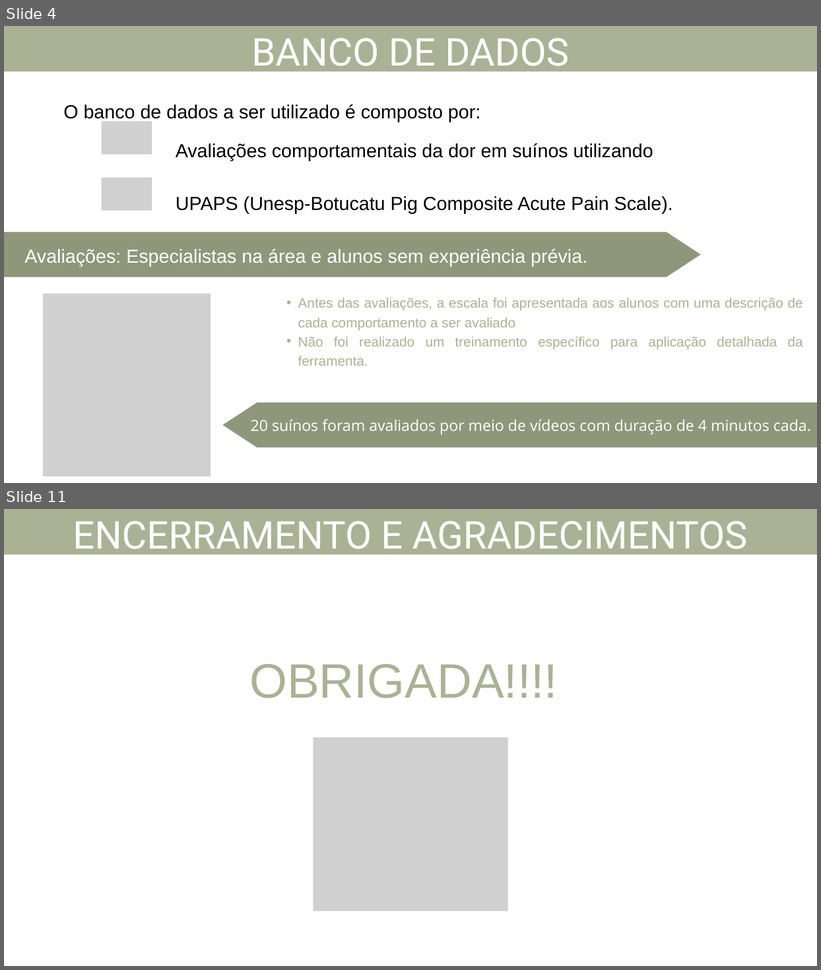
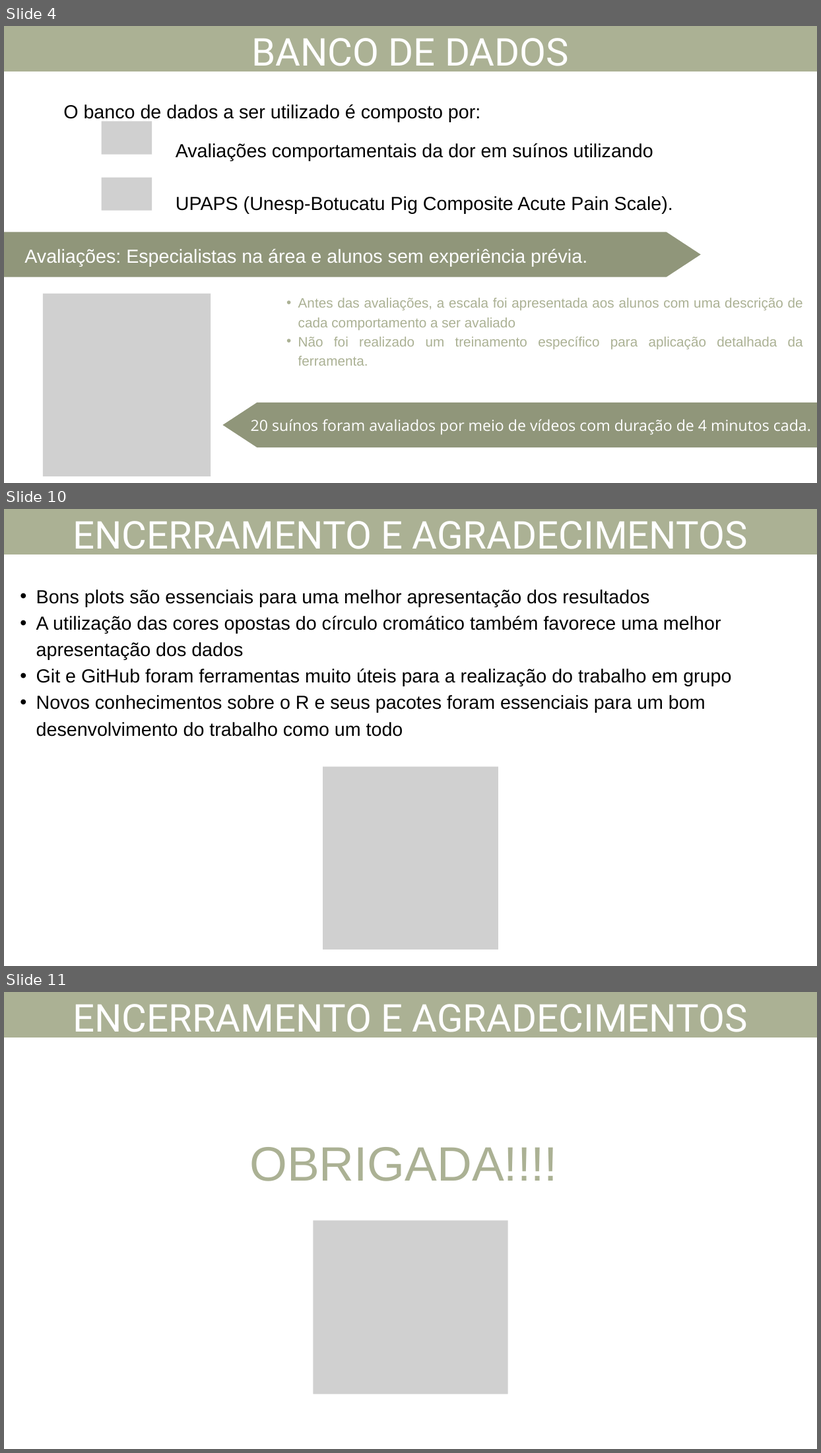
Before and after one commit to marcela-c-oliveira/Trabalho_final_FCM_2024, a slide deck: Trabalho final FCM 2024.pptx. Shown one above the other, each under a label of ours: slides 4 and 11 before the commit, slides 4, 10 and 11 after it; the slides between them are not shown. The pictures are 821x970 and 821x1453 pixels, drawn with LibreOffice and Linux fonts; fonts in the diff are those of the drawing; grey boxes stand for pictures. Boxes give left, top, right and bottom in pixels: in the first picture for what was removed or moved away, otherwise in the second. Text is boxed around its words. In the diff, an @@ line names an element or a change of style, - is before the commit and + after.

```diff
--- a/Trabalho final FCM 2024.pptx
+++ b/Trabalho final FCM 2024.pptx
@@ slide 10 added at bbox=[4, 509, 817, 966], background #FFFFFF @@
@@ freeform shape added at bbox=[4, 509, 817, 555], fill #ABB194 @@
@@ text added at bbox=[73, 521, 748, 558], 67.8 pt, text #FFFFFF @@
+ENCERRAMENTO E AGRADECIMENTOS
@@ text added at bbox=[36, 590, 731, 737], 33.5 pt, text #000000 @@
+  • Bons plots são essenciais para uma melhor apresentação dos resultados
+  • A utilização das cores opostas do círculo cromático também favorece uma melhor apresentação dos dados
+  • Git e GitHub foram ferramentas muito úteis para a realização do trabalho em grupo
+  • Novos conhecimentos sobre o R e seus pacotes foram essenciais para um bom desenvolvimento do trabalho como um todo
@@ picture added at bbox=[323, 767, 498, 950] @@
```
Also in this commit, not shown: 6 slides changed, 1 slide removed, 1 other file.
